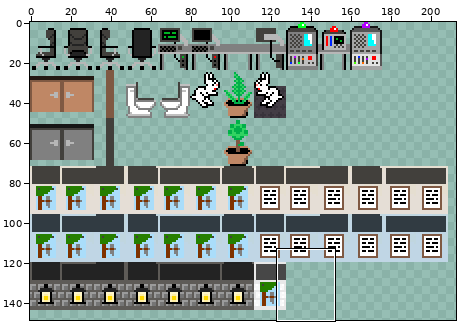
Sprite sheet -- The Revenge/The Revenge/bin/Debug/tileset2.png. The first picture is a wide view before the edit; the outline marks the close-up.
Close-up. Before the edit:
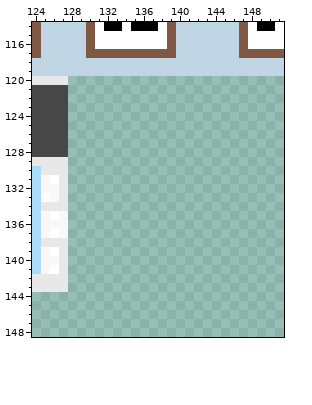
The file is 256x384 pixels. Pixels under 10% opacity are left out. Colours within 5 levels of each other are drawn and written as one. Shown: x 124..151, y 114..148. The wide view leaves out empty margins.
Once edited:
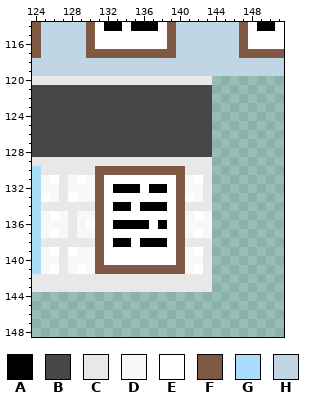
Palette (. is transparent): A #000000  B #474747  C #e8e8e8  D #f8f8f8  E #ffffff  F #7f5943  G #aaddfa  H #c0d6e5
Diff:
There is now colour A in row 132 at x 133 to 135 and 137 to 138; in row 134 at x 133 to 134 and 136 to 138; in row 136 at x 133 to 136 and 138; in row 138 at x 133 to 134 and 136 to 138.
There is now colour B in rows 121 to 128 at x 128 to 143.
There is now colour C in row 120 at x 128 to 143; in row 129 at x 128 to 143; in row 130 at x 128 to 130 and 141 to 143; in rows 131 to 133 at x 143; in row 134 at x 128 to 130 and 141 to 143; in rows 135 to 137 at x 128.
There is now colour C in row 138 at x 128 to 130 and 141 to 143; in rows 139 to 141 at x 143; in rows 142 to 143 at x 128 to 143.
There is now colour D in row 131 at x 128, 130 and 141; in row 132 at x 128 to 130 and 141 to 142; in row 133 at x 129 to 130 and 142; in row 135 at x 129 to 130, 141 and 143; in row 136 at x 129 and 141 to 143; in row 137 at x 129 to 130, 141 and 143.
There is now colour D in row 139 at x 129 to 130 and 141; in row 140 at x 128 to 130 and 141 to 142; in row 141 at x 128, 130 and 141.
There is now colour E in row 131 at x 129, 132 to 139 and 142; in row 132 at x 132, 136 and 139; in row 133 at x 128, 132 to 139 and 141; in row 134 at x 132, 135 and 139; in row 135 at x 132 to 139 and 142; in row 136 at x 130, 132, 137 and 139.
There is now colour E in row 137 at x 132 to 139 and 142; in row 138 at x 132, 135 and 139; in row 139 at x 128, 132 to 139 and 142; in row 140 at x 132 to 139; in row 141 at x 129 and 142.
There is now colour F in row 130 at x 131 to 140; in rows 131 to 140 at x 131 and 140; in row 141 at x 131 to 140.
